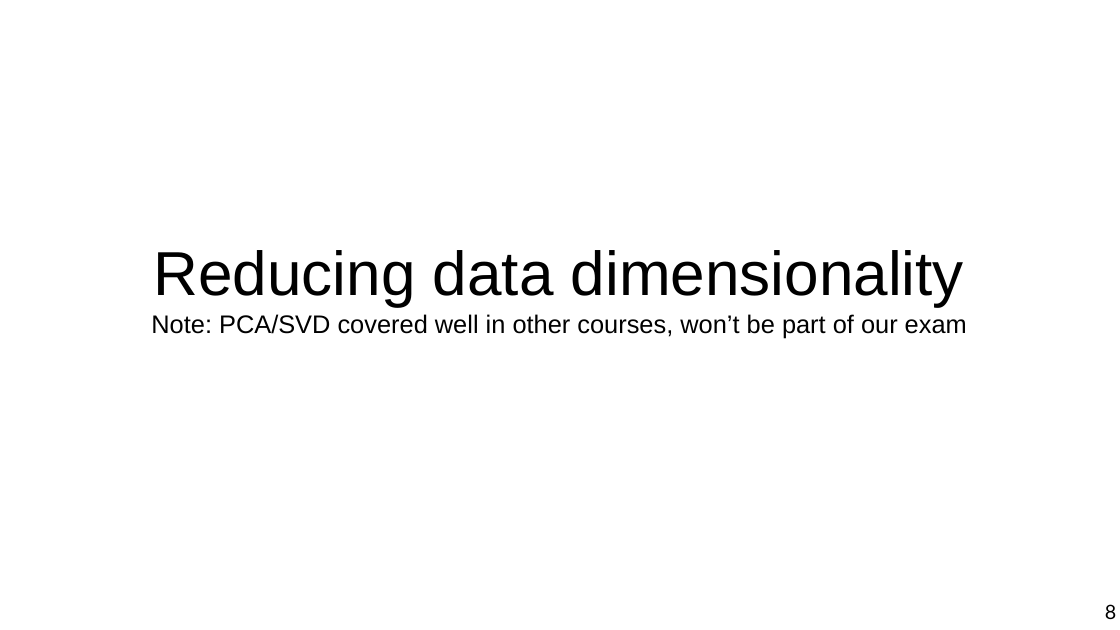
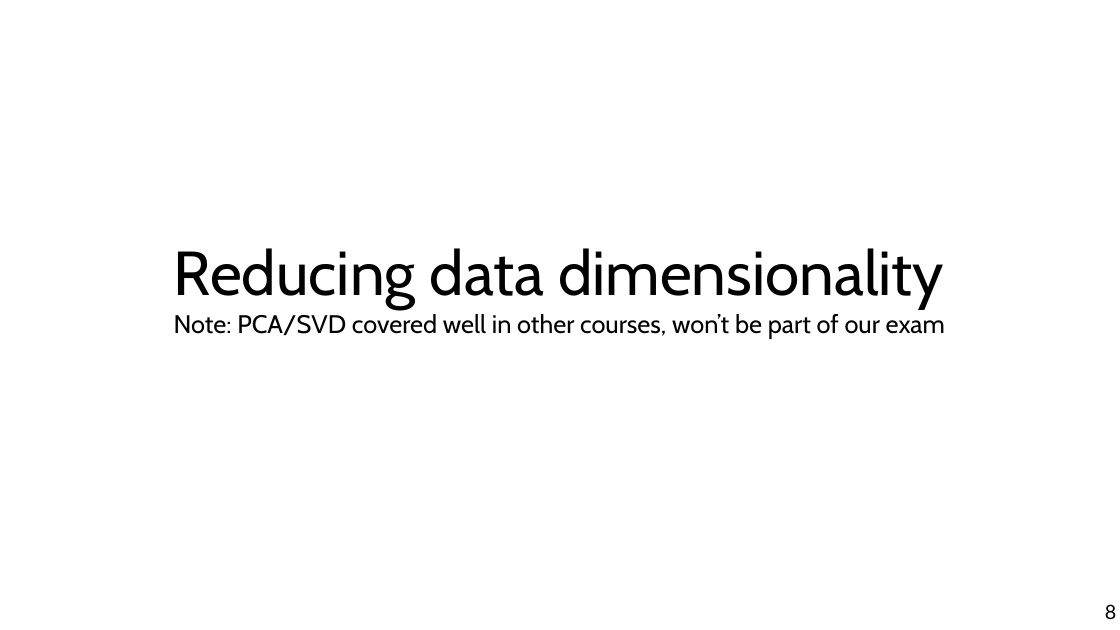
Before and after one commit to chatox/data-mining-course, a slide deck: slide 8 of theory/odp/tt05_reduction.odp. Drawn at 1120x630 pixels with LibreOffice and Linux fonts; fonts in the diff are those of the drawing. Boxes give left, top, right and bottom in pixels: in the first picture for what was removed or moved away, otherwise in the second. Text is boxed around its words. In the diff, an @@ line names an element or a change of style, - is before the commit and + after.

```diff
--- a/theory/odp/tt05_reduction.odp
+++ b/theory/odp/tt05_reduction.odp
@@ title "Reducing data dimensionality Note: PCA/SVD ...": place and size @@
-title "Reducing data dimensionality Note: PCA/SVD ..." at (151, 250, 967, 339)
+title "Reducing data dimensionality Note: PCA/SVD ..." at (174, 248, 945, 339)
@@ title "Reducing data dimensionality Note: PCA/SVD ..." at (174, 248, 945, 339): font Arial to Cabin @@
```
Also in this commit, not shown: 23 other slides changed, 2 slides added, 1 slide removed, 10 other files.
